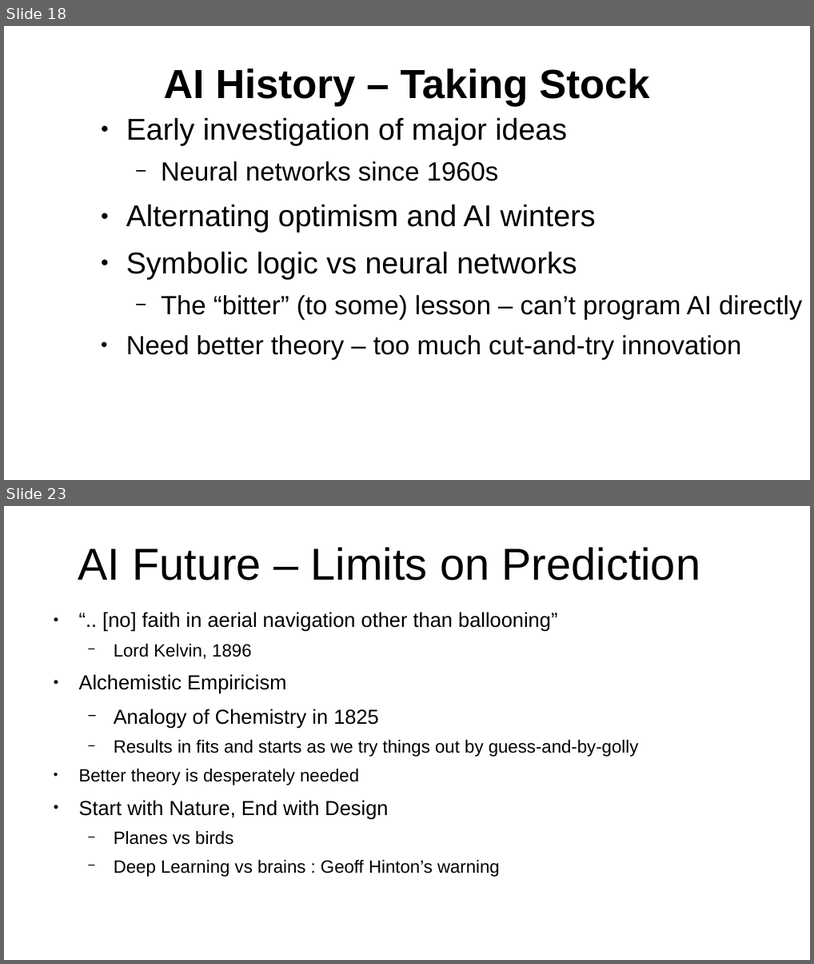
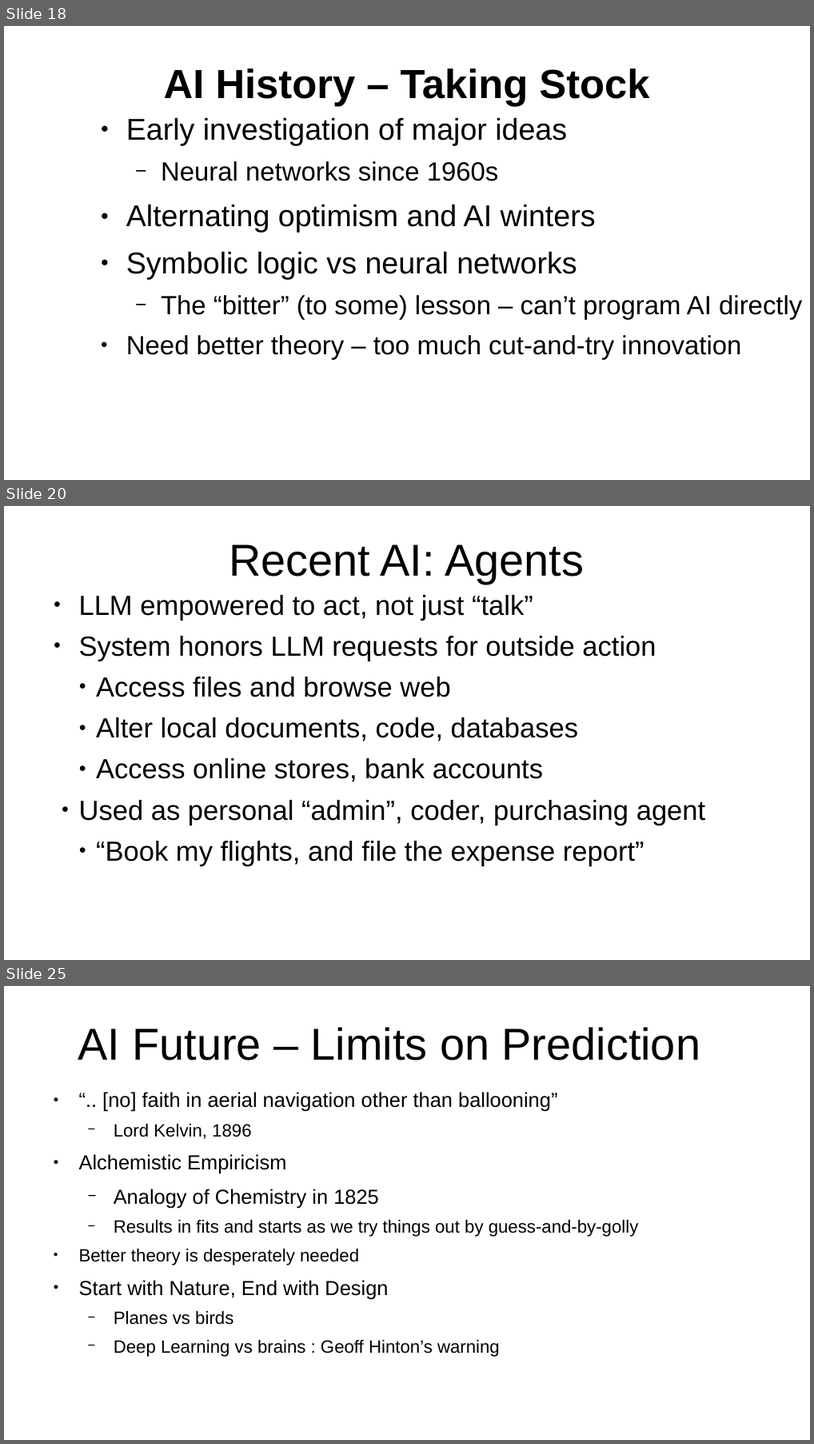
Before and after one commit to ClintStaley/AITalks, a slide deck: UATX/FullPreso2026.pptx. Shown one above the other, each under a label of ours: slides 18 and 23 before the commit, slides 18, 20 and 25 after it; the slides between them are not shown. The pictures are 814x964 and 814x1444 pixels, drawn with LibreOffice and Linux fonts; fonts in the diff are those of the drawing. Boxes give left, top, right and bottom in pixels: in the first picture for what was removed or moved away, otherwise in the second. Text is boxed around its words. In the diff, an @@ line names an element or a change of style, - is before the commit and + after.

```diff
--- a/UATX/FullPreso2026.pptx
+++ b/UATX/FullPreso2026.pptx
@@ slide 20 added at (x1=4, y1=506, x2=810, y2=960), background #FFFFFF @@
@@ text added at (x1=229, y1=544, x2=584, y2=584), 44 pt, text #000000 @@
+Recent AI: Agents
@@ text added at (x1=79, y1=595, x2=706, y2=866), 27.2 pt, text #000000 @@
+● LLM empowered to act, not just “talk”
+● System honors LLM requests for outside action
+    ● Access files and browse web
+    ● Alter local documents, code, databases
+    ● Access online stores, bank accounts
+  ● Used as personal “admin”, coder, purchasing agent
+    ● “Book my flights, and file the expense report”
@@ what was slide 23 is now slide 25 @@
```
Also in this commit, not shown: 3 slides changed, 3 other slides added, 1 slide removed, 1 other file.
